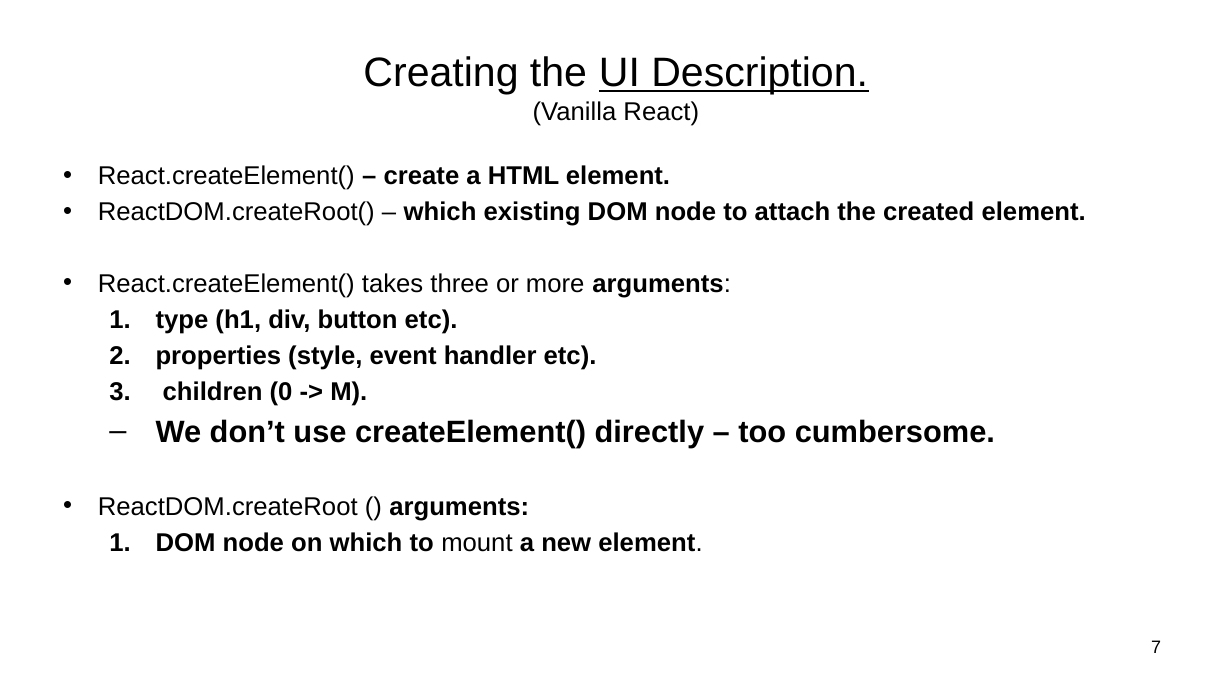
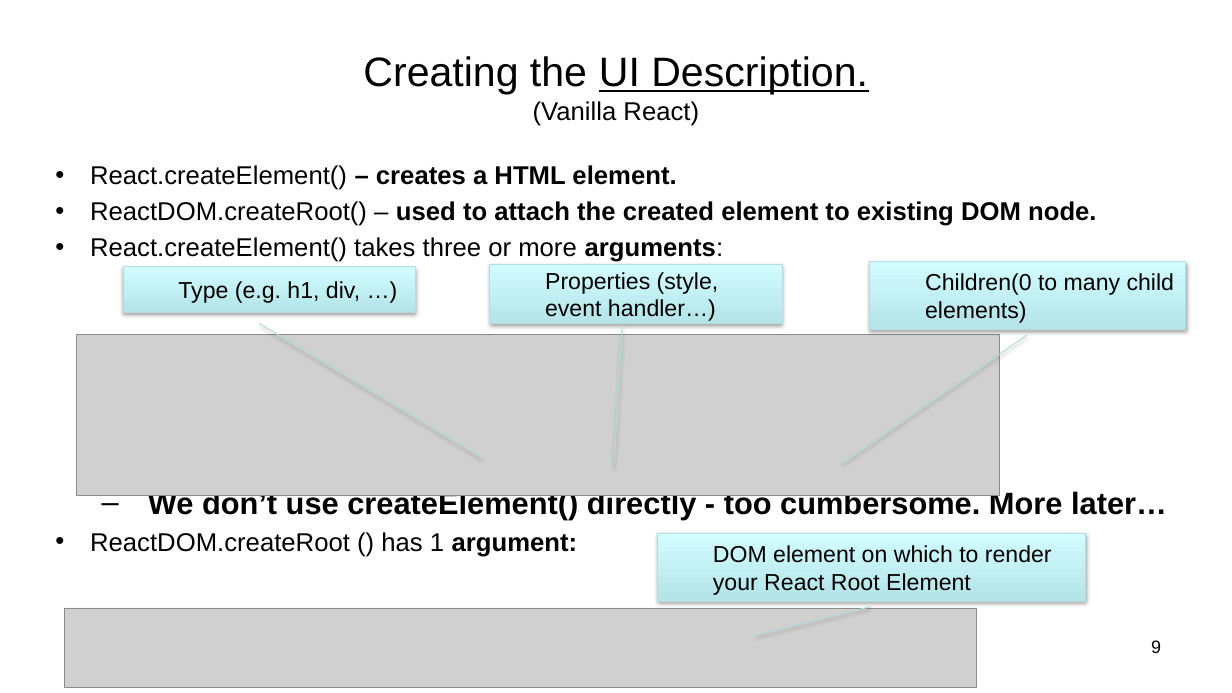
Before and after one commit to wit-hdip-comp-sci-2024/full-stack-2, a slide deck: slide 9 of topic-2/talk-1/ReactJS_01.pptx (slide 7 before the commit). Drawn at 1232x693 pixels with LibreOffice and Linux fonts; fonts in the diff are those of the drawing; grey boxes stand for pictures. Boxes give left, top, right and bottom in pixels: in the first picture for what was removed or moved away, otherwise in the second. Text is boxed around its words. In the diff, an @@ line names an element or a change of style, - is before the commit and + after.

```diff
--- a/topic-2/talk-1/ReactJS_01.pptx
+++ b/topic-2/talk-1/ReactJS_01.pptx
@@ text "React.createElement() – creates a HTML ..." moved from (x1=98, y1=165, x2=1086, y2=552) to (x1=90, y1=165, x2=1167, y2=557) @@
@@ text at (x1=90, y1=165, x2=1096, y2=226): text changed @@
-• React.createElement() – create a HTML element.
-• ReactDOM.createRoot() – which existing DOM node to attach the created element.
+• React.createElement() – creates a HTML element.
+• ReactDOM.createRoot() – used to attach the created element to existing DOM node.
@@ border callout added at (x1=123, y1=267, x2=416, y2=312), fill gradient #B5E5E9 to #D3FBFF, outline #B6DCDF 0.75 pt, 18 pt, text #000000 @@
+  Type (e.g. h1, div, …)
@@ border callout added at (x1=490, y1=264, x2=783, y2=324), fill gradient #B5E5E9 to #D3FBFF, outline #B6DCDF 0.75 pt, 18 pt, text #000000 @@
+  Properties (style, event handler…)
@@ border callout added at (x1=870, y1=262, x2=1186, y2=330), fill gradient #B5E5E9 to #D3FBFF, outline #B6DCDF 0.75 pt, 18 pt, text #000000 @@
+  Children(0 to many child elements)
@@ picture added at (x1=77, y1=335, x2=1000, y2=495) @@
@@ text at (x1=90, y1=489, x2=1167, y2=557): text changed; size 20 to 24 pt @@
-  1. type (h1, div, button etc).
-  2. properties (style, event handler etc).
-  3. children (0 -> M).
-  – We don’t use createElement() directly – too cumbersome.
-• ReactDOM.createRoot () arguments:
-  1. DOM node on which to mount a new element.
+  – We don’t use createElement() directly - too cumbersome. More later…
+• ReactDOM.createRoot () has 1 argument:
@@ border callout added at (x1=658, y1=533, x2=1086, y2=602), fill gradient #B5E5E9 to #D3FBFF, outline #B6DCDF 0.75 pt, 18 pt, text #000000 @@
+  DOM element on which to render your React Root Element
@@ picture added at (x1=65, y1=608, x2=977, y2=688) @@
@@ page number at (x1=1151, y1=640, x2=1161, y2=653): text changed @@
-7
+9
```
Also in this commit, not shown: 6 other slides changed, 22 slides removed, 20 other files.
